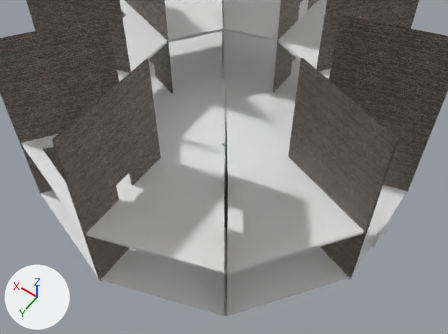
Two versions of the Blender file untitled/素材/ステージ/AllStage.blend, one commit apart.
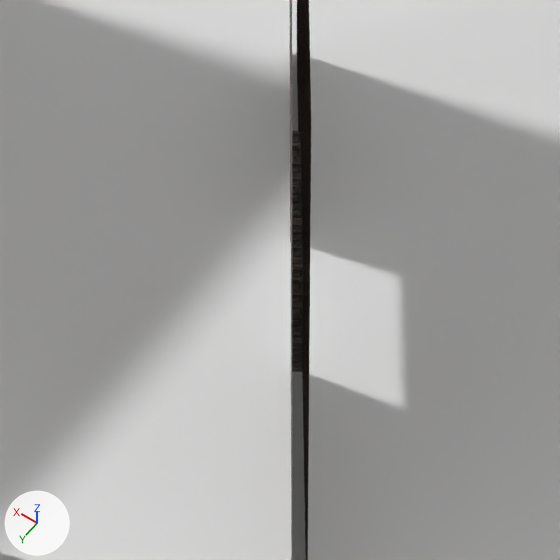
Each version appears first whole from a camera (50 mm lens) standing at (-490.0, 686.0, 1005.0) and looking at (-134.0, 186.0, 221.0), and next in a close-up on the part from 39% to 60% of the width and 49% to 78% of the height. Arrows for +X, +Y and +Z are at lower left; the lights stay in place.

Names of what the first close-up shows: 'F1_Floor', 'F2_Floor', 'Wall_2'.
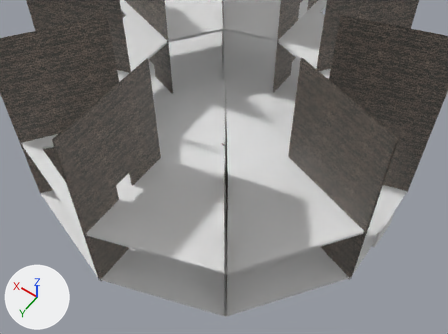
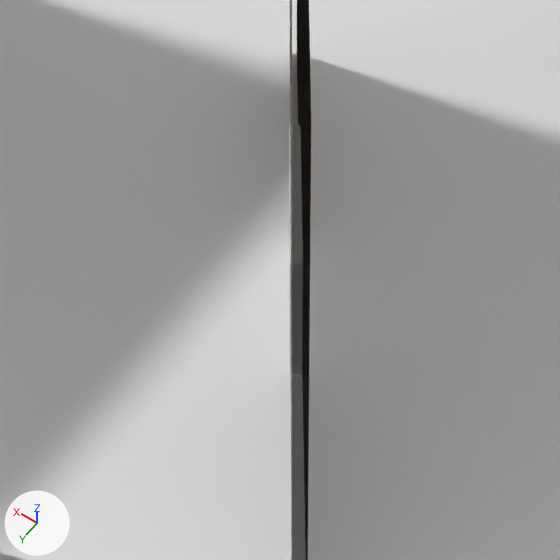
Scene script edits in JSON lines:
```json
{"op": "add", "block": "ob_model_door_5", "code": ["ob_model_door_5 = bpy.data.objects.new('Model_Door_5', me_立方体_030.copy())  # the mesh of ob_model_door_4", "ob_model_door_5.location = (-164.7, 226.7, 180.9)", "ob_model_door_5.rotation_euler = (0.0, 0.0, 0.624)  # degrees (0, 0, 36)", "ob_model_door_5.scale = (1.65, 22.7, 27.8)"]}
```

Where the change shows, as pixel boxes (x1, y1, x2, y2) in the close-ups (560 x 560 px):
```json
{"object": "Model_Door_5", "change": "added", "after": [289, 125, 303, 374]}
```
